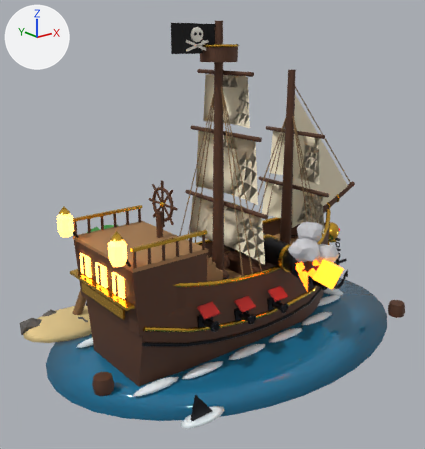
One commit to the FBX model mines20/corsair/CorsairCannonMine_Roblox.fbx: the scene before it, then after it.
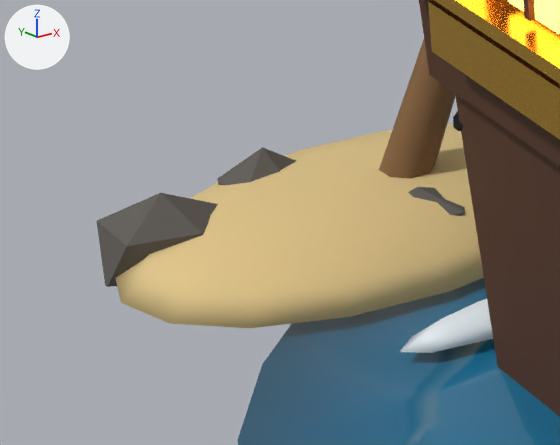
The first picture shows the older version from a camera (50 mm lens) standing at (-13.87, -16.24, 10.87) and looking at (-0.8, 0.09, 4.34). The close-ups show the older and then the newer version on the part from 0% to 25% of the width and 63% to 81% of the height of that picture. Only the edits that show in the close-ups are written down. The lights are fixed; the arrows at upper left show +X, +Y and +Z. Vertices at exactly the same position are counted once.

The older version as bpy lines, for what is in view:
```python
me_islet_rock_1_002 = bpy.data.meshes.new('Islet Rock 1.002')
me_islet_rock_1_002.from_pydata(...)  # 78 vertices, 140 faces; spans x -3.01..0.38, y -0.53..1.44, z -0.14..0.54
me_islet_rock_1_002.materials.append(mat_islet_rock)  # dark grey #605c58
me_islet_sand_002 = bpy.data.meshes.new('Islet Sand.002')
me_islet_sand_002.from_pydata(...)  # 49 vertices, 94 faces; spans x -1.9..1.9, y -1.3..1.3, z -0.19..0.21
me_islet_sand_002.materials.append(mat_islet_sand)  # beige #e2c88c
me_sea_pool_002 = bpy.data.meshes.new('Sea Pool.002')
me_sea_pool_002.from_pydata(...)  # 78 vertices, 152 faces; spans x -7.4..7.4, y -5.3..5.3, z -0.03..0.05
me_sea_pool_002.materials.append(mat_sea_water)  # blue #1e7096
ob_isletrock = bpy.data.objects.new('IsletRock', me_islet_rock_1_002)
ob_isletrock.location = (-3.824, 3.61, 0.141)
ob_isletsand = bpy.data.objects.new('IsletSand', me_islet_sand_002)
ob_isletsand.location = (-5.0, 3.9, 0.267)
ob_seawater = bpy.data.objects.new('SeaWater', me_sea_pool_002)
ob_seawater.location = (0.0, 0.0, 0.0)
# also in view: 'PalmTrunk' at (-3.96, 3.62, 1.93); 'SeaFoam' at (0.18, -1.07, 0.18); 'Gold' at (0.13, -0.01, 6.02); 'ShipTimber' at (0.34, -0.82, 5.75); 'LanternGlow' at (-5.81, 0.0, 4.26)
```
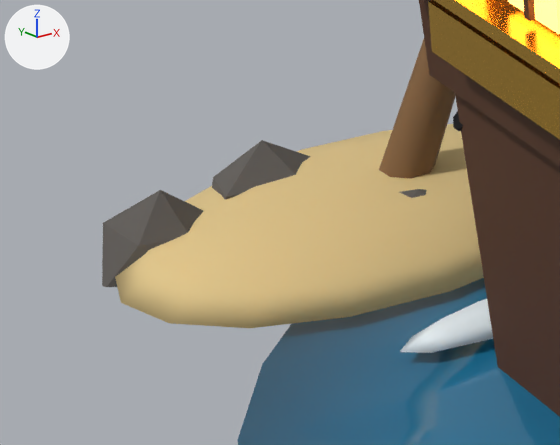
Edits to the scene script, one JSON object a line:
```json
{"block": "me_islet_rock_1_002", "where": "# used by ob_isletrock; location = (-3.824, 3.61, 0.141)"}
{"op": "remove", "block": "me_islet_rock_1_002", "code": "me_islet_rock_1_002.from_pydata(...)  # 78 vertices, 140 faces; spans x -3.01..0.38, y -0.53..1.44, z -0.14..0.54"}
{"op": "add", "block": "me_islet_rock_1_002", "code": "me_islet_rock_1_002.from_pydata(...)  # 78 vertices, 140 faces; spans x -3.05..0.44, y -0.48..1.38, z -0.12..0.52"}
{"block": "me_islet_rock_1_002", "change": "me_islet_rock_1_002 part 1: the loose piece of 20 vertices spanning x -1.96..-1.31, y 0.67..1.44, z -0.14..0.44 is rebuilt with 20 vertices and now spans x -2.16..-1.25, y 0.66..1.38, z -0.12..0.52"}
{"block": "me_islet_rock_1_002", "change": "me_islet_rock_1_002 part 2: the loose piece of 20 vertices spanning x -3.01..-2.12, y 0.38..1.03, z -0.14..0.46 is rebuilt with 20 vertices and now spans x -3.05..-2.16, y 0.48..1.09, z -0.12..0.5"}
{"block": "me_islet_rock_1_002", "change": "me_islet_rock_1_002 part 3: the loose piece of 20 vertices spanning x -1.42..-0.57, y -0.53..0.29, z -0.14..0.34 is rebuilt with 18 vertices and now spans x -1.44..-0.6, y -0.48..0.3, z -0.12..0.35"}
{"block": "me_islet_rock_1_002", "change": "other edits to the shape of me_islet_rock_1_002 do not show in these pictures"}
{"op": "set", "path": "ob_isletrock.location", "old": "(-3.824, 3.61, 0.141)", "new": "(-3.81, 3.593, 0.119)"}
```

Location of each change, (x1, y1, x2, y2) in pixels of the close-ups (560 x 445 px):
```json
{"object": "IsletRock", "change": "reshaped, moved", "before": [97, 147, 465, 287], "after": [102, 140, 427, 287]}
{"part": 1, "of": "me_islet_rock_1_002", "change": "rebuilt", "before": [217, 147, 296, 185], "after": [212, 140, 311, 199]}
{"part": 2, "of": "me_islet_rock_1_002", "change": "rebuilt", "before": [97, 193, 218, 287], "after": [102, 190, 203, 287]}
{"part": 3, "of": "me_islet_rock_1_002", "change": "rebuilt", "before": [408, 187, 465, 216], "after": [400, 189, 427, 198], "on screen": "mostly hidden afterwards"}
```
